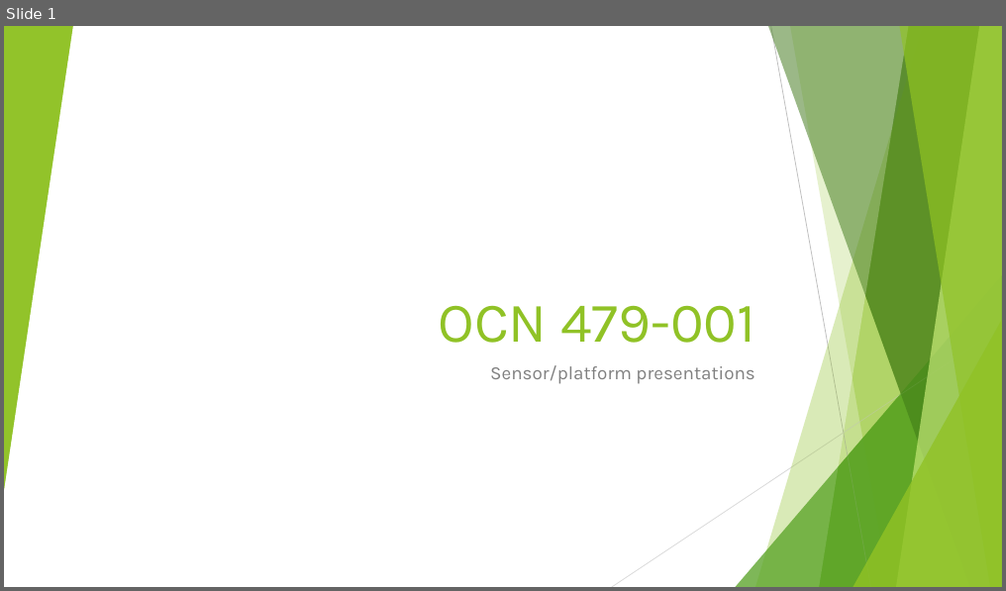
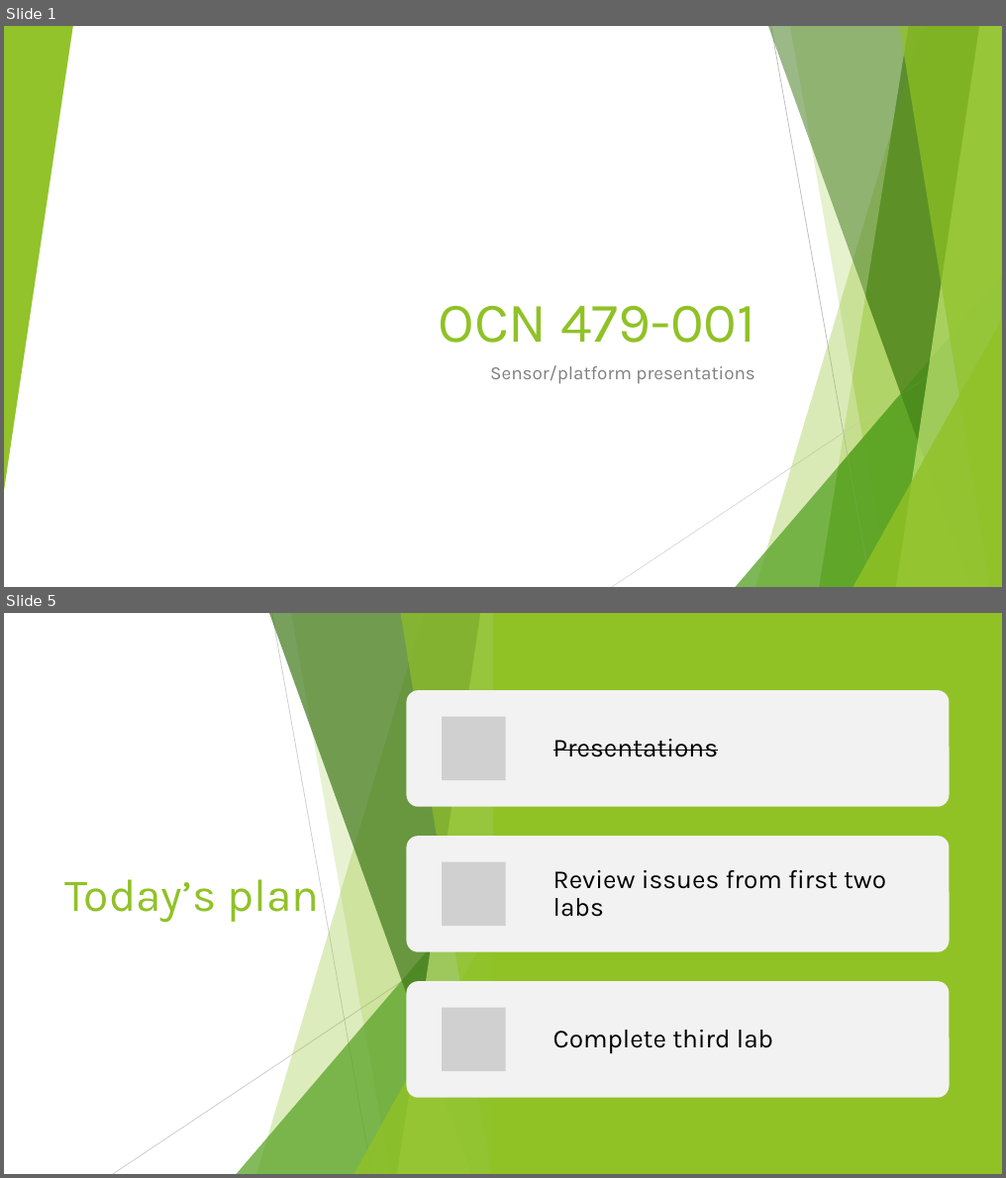
Before and after one commit to SUPScientist/Smart-Coasts, a slide deck: Class-03-Presentation1/OCN479_Lecture03_SensorPresentations.pptx. Shown one above the other, each under a label of ours: slide 1 before the commit, slides 1 and 5 after it; the slides between them are not shown. The pictures are 1006x591 and 1006x1178 pixels, drawn with LibreOffice and Linux fonts; fonts in the diff are those of the drawing; grey boxes stand for pictures; background and template pictures are left out. Boxes give left, top, right and bottom in pixels: in the first picture for what was removed or moved away, otherwise in the second. Text is boxed around its words. In the diff, an @@ line names an element or a change of style, - is before the commit and + after.

```diff
--- a/Class-03-Presentation1/OCN479_Lecture03_SensorPresentations.pptx
+++ b/Class-03-Presentation1/OCN479_Lecture03_SensorPresentations.pptx
@@ slide 5 added at <box>4,613,1002,1174</box>, background #FFFFFF; not listed: 7 template elements that a slide beside it also shows @@
@@ rectangle added at <box>4,613,1002,1174</box>, fill #FFFFFF @@
@@ rectangle added at <box>494,613,1002,1174</box>, fill #90C226 @@
@@ line added from (771, 613) to (871, 1174), #BFBFBF 0.75 pt @@
@@ title added at <box>64,872,319,922</box>, 44 pt, text #90C226 @@
+Today’s plan
@@ group added at <box>113,613,503,1174</box>: 5 freeform shapes, 2 lines, 2 triangles @@
@@ line added from (1002, 915) to (612, 1174), #D9D9D9 0.75 pt @@
@@ triangle added at <box>4,942,41,1174</box>, fill #90C226 at 85% opacity @@
@@ group added at <box>407,690,949,1098</box>: 3 rounded rectangles, 3 pictures, 3 texts @@
+Presentations
+Review issues from first two labs
+Complete third lab
```
Also in this commit, not shown: 3 slides changed, 2 slides removed, 1 other file.
